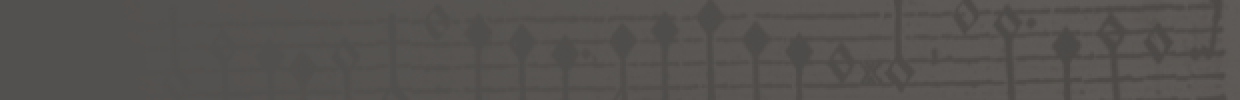
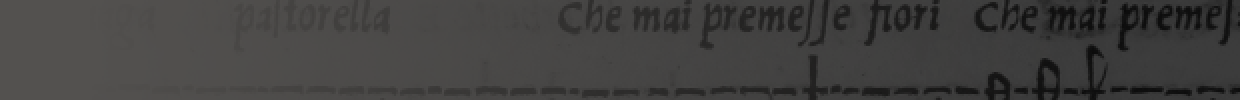
Layered file, before and after one edit (1240×100). Changes by layer:
added layer "Clipboard" above "Layer" over [116, 0, 1240, 100]
